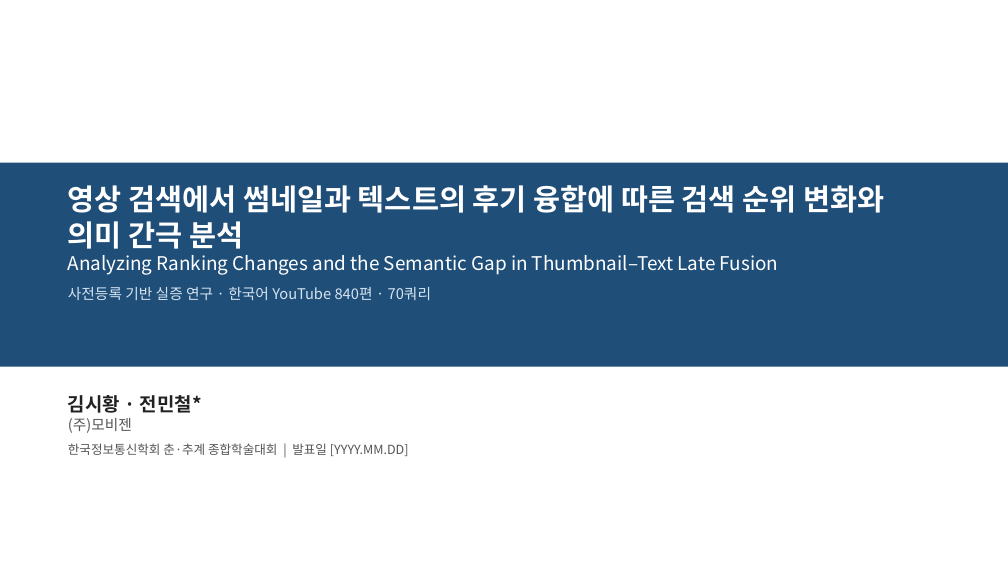
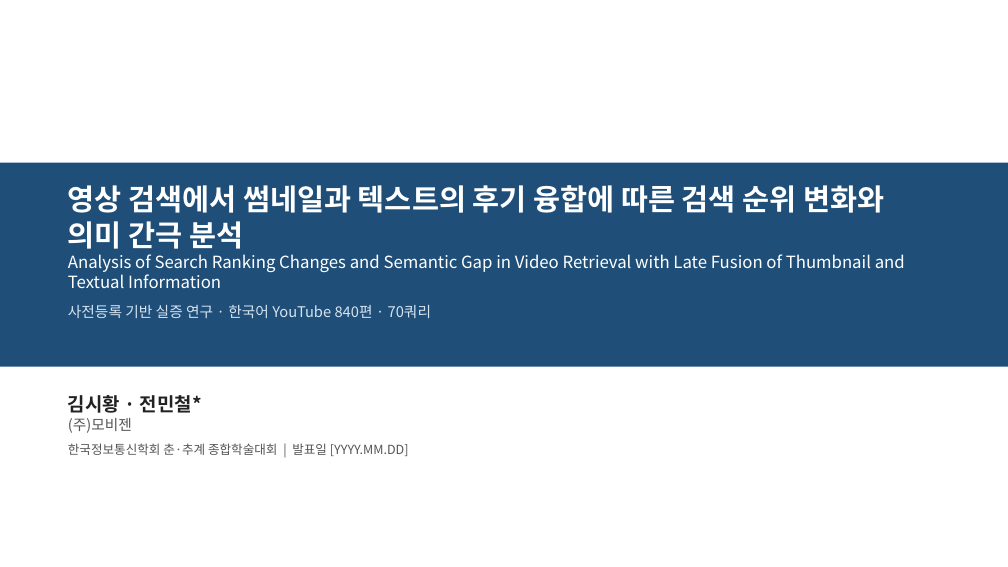
Before and after one commit to ThirdActiveDataExTech/thirdparty-metadata-ingestion, a slide deck: slide 1 of docs/research/P05_thumbnail_fusion/paper_KIICE_발표초안.pptx. Drawn at 1008x567 pixels with LibreOffice and Linux fonts; fonts in the diff are those of the drawing. Boxes give left, top, right and bottom in pixels: in the first picture for what was removed or moved away, otherwise in the second. Text is boxed around its words. In the diff, an @@ line names an element or a change of style, - is before the commit and + after.

```diff
--- a/docs/research/P05_thumbnail_fusion/paper_KIICE_발표초안.pptx
+++ b/docs/research/P05_thumbnail_fusion/paper_KIICE_발표초안.pptx
@@ text at <box>68,254,905,288</box>: text changed; size 18 to 16 pt @@
-Analyzing Ranking Changes and the Semantic Gap in Thumbnail–Text Late Fusion
+Analysis of Search Ranking Changes and Semantic Gap in Video Retrieval with Late Fusion of Thumbnail and Textual Information
```
Also in this commit, not shown: 4 other files.
